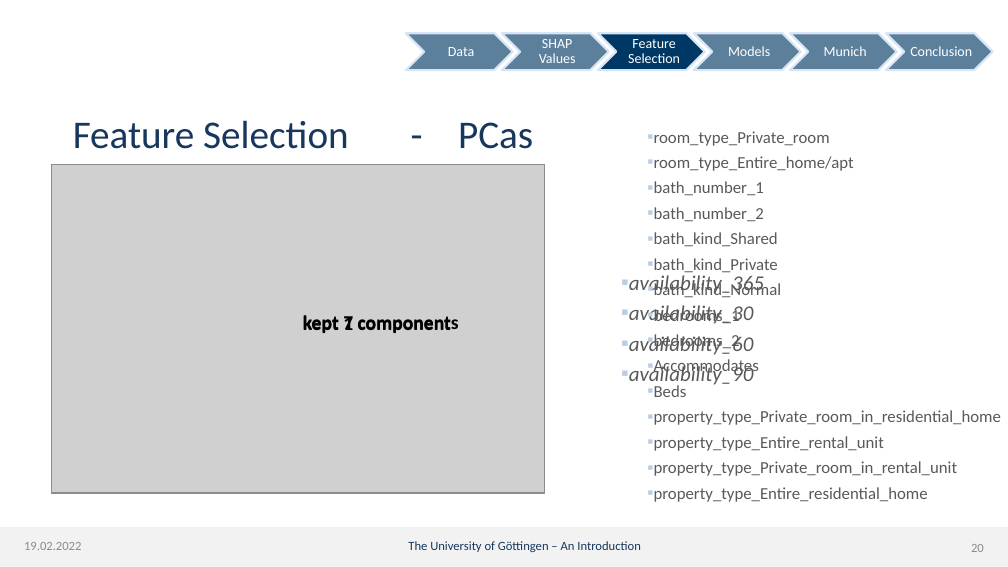
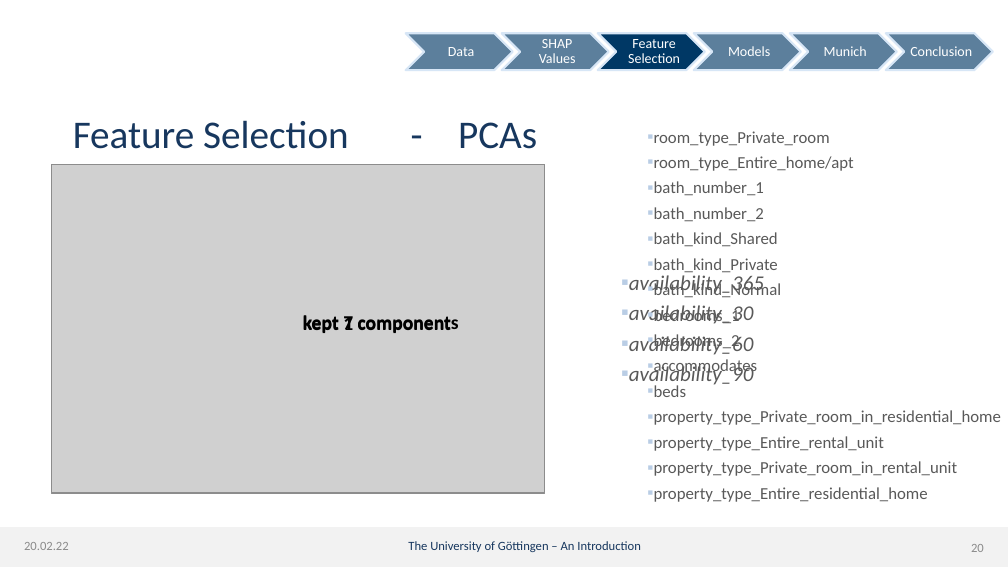
Before and after one commit to dmnk1308/DubAir, a slide deck: slide 20 of Präsi.pptx. Drawn at 1008x567 pixels with LibreOffice and Linux fonts; fonts in the diff are those of the drawing; grey boxes stand for pictures; background and template pictures are left out. Boxes give left, top, right and bottom in pixels: in the first picture for what was removed or moved away, otherwise in the second. Text is boxed around its words. In the diff, an @@ line names an element or a change of style, - is before the commit and + after.

```diff
--- a/Präsi.pptx
+++ b/Präsi.pptx
@@ title at [73, 120, 537, 149]: text changed @@
-Feature Selection - PCas
+Feature Selection - PCAs
@@ text at [654, 359, 758, 397]: text changed @@
-▪ Accommodates
-▪ Beds
+▪ accommodates
+▪ beds
@@ text at [24, 542, 69, 550]: text changed @@
-19.02.2022
+20.02.22
```
Also in this commit, not shown: 32 other slides changed, 1 slide removed.
